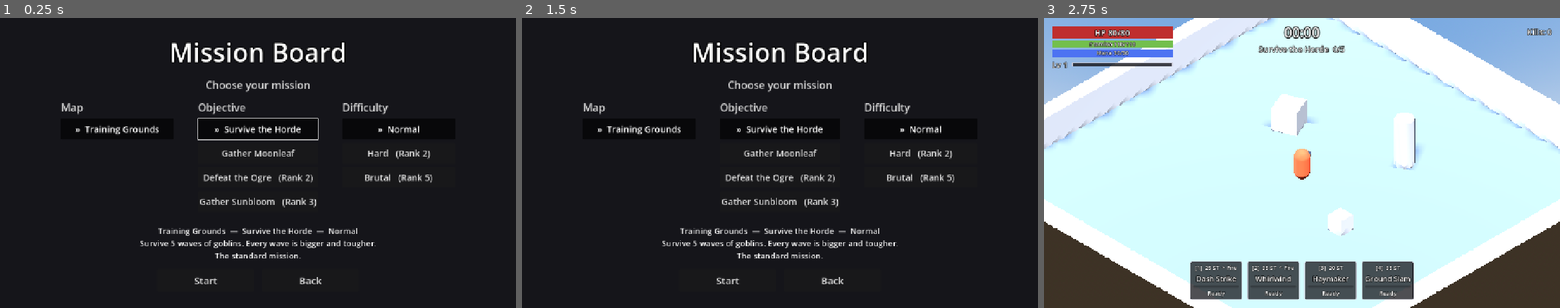
Above: before the commit, frames 1-3 (left to right).
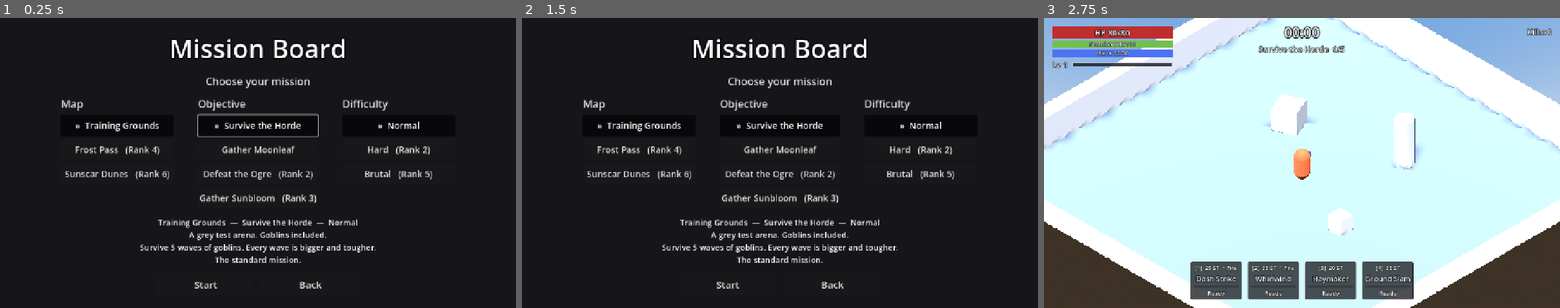
Above: after the commit, the same moments.

Repository: keifern-007/Project-A1
Game: Godot game, scene res://scenes/main/mission_select.tscn
Two runs of this game, one before a commit and one after it. Both use one fixed random seed, a clock stepped at 60 frames per second and the inputs below. This scene is started directly instead of the project's main scene.
Inputs:
- Up to frame 1 (0.25 s): no input
- Up to frame 2 (1.5 s): click "» Normal" at 0.5 s; click "» Normal" at 1.25 s
- Up to frame 3 (2.75 s): click "Start" at 2 s

The runs differ from the first frame. In frame 1, 8.0% of the frame differs, in the area x 12-84%, y 7-94%; in frame 2, 7.6%; in frame 3, nothing differs.

Commit message:
Phase 4: biome variants with exclusive materials
Maps now have a biome, and enemies swap to that biome's variant on spawn.
Frost enemies burn fast and shrug off ice; mummies crack under ice and
resist fire and poison. Variants differ by shape as well as tint. Their
exclusive drops craft two new trinkets. Frost Pass and Sunscar Dunes reuse
the grey arena until the 3-maps step. No save change.

Co-Authored-By: Claude Opus 5.5 <noreply@anthropic.com>

Diff:
--- a/autoload/game_state.gd
+++ b/autoload/game_state.gd
@@ -42,6 +42,11 @@
 func _process(delta: float) -> void:
 	if run_active:
 		run_time += delta
+
+
+## This run's biome (null = enemies stay their base type).
+func biome() -> BiomeData:
+	return (map as MapData).biome if map else null
 
 
 func enemy_health_multiplier() -> float:
--- a/localization/translations.csv
+++ b/localization/translations.csv
@@ -252,3 +252,19 @@
 STATUS_POISON,~ Poison x%d
 POPUP_WEAK,Weak!
 POPUP_RESIST,Resist
+BIOME_SNOW,Snow
+BIOME_DESERT,Desert
+ENEMY_GOBLIN_FROST,Frost Goblin
+ENEMY_GOBLIN_MUMMY,Mummified Goblin
+ENEMY_OGRE_FROST,Frost Ogre
+ENEMY_OGRE_MUMMY,Mummified Ogre
+MAT_FROST_SHARD,Frost Shard
+MAT_BURIAL_WRAP,Burial Wrap
+MAP_FROST_PASS,Frost Pass
+MAP_FROST_PASS_DESC,"Snow biome. Foes melt fast to Fire, shrug off Ice and never freeze. Drops Frost Shards."
+MAP_SUNSCAR,Sunscar Dunes
+MAP_SUNSCAR_DESC,"Desert biome. Mummies crack under Ice, resist Fire and barely feel Poison. Drops Burial Wraps."
+ITEM_FROST_HEART,Frost Heart
+ITEM_FROST_HEART_DESC,Hits harder. Your own heart beats slower.
+ITEM_BURIAL_TALISMAN,Burial Talisman
+ITEM_BURIAL_TALISMAN_DESC,"Hard to kill. Hard to enjoy, too."
--- /dev/null
+++ b/resources/biomes/desert.tres
@@ -0,0 +1,8 @@
+[gd_resource type="Resource" script_class="BiomeData" format=3]
+
+[ext_resource type="Script" path="res://scripts/biome_data.gd" id="1_data"]
+
+[resource]
+script = ExtResource("1_data")
+id = &"desert"
+name_key = "BIOME_DESERT"
--- /dev/null
+++ b/resources/biomes/snow.tres
@@ -0,0 +1,8 @@
+[gd_resource type="Resource" script_class="BiomeData" format=3]
+
+[ext_resource type="Script" path="res://scripts/biome_data.gd" id="1_data"]
+
+[resource]
+script = ExtResource("1_data")
+id = &"snow"
+name_key = "BIOME_SNOW"
--- a/resources/enemies/goblin.tres
+++ b/resources/enemies/goblin.tres
@@ -5,6 +5,8 @@
 [ext_resource type="Resource" path="res://resources/materials/goblin_ear.tres" id="3_ear"]
 [ext_resource type="Resource" path="res://resources/items/heal_potion.tres" id="4_heal"]
 [ext_resource type="Resource" path="res://resources/items/fury_tonic.tres" id="5_fury"]
+[ext_resource type="Resource" path="res://resources/enemies/goblin_frost.tres" id="6_frost"]
+[ext_resource type="Resource" path="res://resources/enemies/goblin_mummy.tres" id="7_mummy"]
 
 [sub_resource type="Resource" id="DropEar"]
 script = ExtResource("2_drop")
@@ -25,3 +27,4 @@
 name_key = "ENEMY_GOBLIN"
 fire_multiplier = 1.5
 drops = Array[ExtResource("2_drop")]([SubResource("DropEar"), SubResource("DropHeal"), SubResource("DropFury")])
+variants = Array[ExtResource("1_data")]([ExtResource("6_frost"), ExtResource("7_mummy")])
--- /dev/null
+++ b/resources/enemies/goblin_frost.tres
@@ -0,0 +1,42 @@
+[gd_resource type="Resource" script_class="EnemyData" format=3]
+
+[ext_resource type="Script" path="res://scripts/enemy_data.gd" id="1_data"]
+[ext_resource type="Script" path="res://scripts/drop_entry.gd" id="2_drop"]
+[ext_resource type="Resource" path="res://resources/materials/goblin_ear.tres" id="3_ear"]
+[ext_resource type="Resource" path="res://resources/items/heal_potion.tres" id="4_heal"]
+[ext_resource type="Resource" path="res://resources/items/fury_tonic.tres" id="5_fury"]
+[ext_resource type="Resource" path="res://resources/materials/frost_shard.tres" id="6_mat"]
+[ext_resource type="Resource" path="res://resources/biomes/snow.tres" id="7_biome"]
+[ext_resource type="PackedScene" path="res://scenes/enemies/variants/frost_spikes.tscn" id="8_look"]
+
+[sub_resource type="Resource" id="DropEar"]
+script = ExtResource("2_drop")
+material = ExtResource("3_ear")
+
+[sub_resource type="Resource" id="DropExclusive"]
+script = ExtResource("2_drop")
+material = ExtResource("6_mat")
+chance = 0.4
+
+[sub_resource type="Resource" id="DropHeal"]
+script = ExtResource("2_drop")
+booster = ExtResource("4_heal")
+chance = 0.08
+
+[sub_resource type="Resource" id="DropFury"]
+script = ExtResource("2_drop")
+booster = ExtResource("5_fury")
+chance = 0.04
+
+[resource]
+script = ExtResource("1_data")
+name_key = "ENEMY_GOBLIN_FROST"
+max_health = 40
+move_speed = 3.0
+fire_multiplier = 2.0
+ice_multiplier = 0.5
+can_be_frozen = false
+drops = Array[ExtResource("2_drop")]([SubResource("DropEar"), SubResource("DropExclusive"), SubResource("DropHeal"), SubResource("DropFury")])
+biome = ExtResource("7_biome")
+tint = Color(0.7, 0.9, 1.3, 1)
+accessory = ExtResource("8_look")
--- /dev/null
+++ b/resources/enemies/goblin_mummy.tres
@@ -0,0 +1,42 @@
+[gd_resource type="Resource" script_class="EnemyData" format=3]
+
+[ext_resource type="Script" path="res://scripts/enemy_data.gd" id="1_data"]
+[ext_resource type="Script" path="res://scripts/drop_entry.gd" id="2_drop"]
+[ext_resource type="Resource" path="res://resources/materials/goblin_ear.tres" id="3_ear"]
+[ext_resource type="Resource" path="res://resources/items/heal_potion.tres" id="4_heal"]
+[ext_resource type="Resource" path="res://resources/items/fury_tonic.tres" id="5_fury"]
+[ext_resource type="Resource" path="res://resources/materials/burial_wrap.tres" id="6_mat"]
+[ext_resource type="Resource" path="res://resources/biomes/desert.tres" id="7_biome"]
+[ext_resource type="PackedScene" path="res://scenes/enemies/variants/mummy_wraps.tscn" id="8_look"]
+
+[sub_resource type="Resource" id="DropEar"]
+script = ExtResource("2_drop")
+material = ExtResource("3_ear")
+
+[sub_resource type="Resource" id="DropExclusive"]
+script = ExtResource("2_drop")
+material = ExtResource("6_mat")
+chance = 0.4
+
+[sub_resource type="Resource" id="DropHeal"]
+script = ExtResource("2_drop")
+booster = ExtResource("4_heal")
+chance = 0.08
+
+[sub_resource type="Resource" id="DropFury"]
+script = ExtResource("2_drop")
+booster = ExtResource("5_fury")
+chance = 0.04
+
+[resource]
+script = ExtResource("1_data")
+name_key = "ENEMY_GOBLIN_MUMMY"
+max_health = 35
+attack_power = 10
+fire_multiplier = 0.5
+ice_multiplier = 1.5
+poison_multiplier = 0.25
+drops = Array[ExtResource("2_drop")]([SubResource("DropEar"), SubResource("DropExclusive"), SubResource("DropHeal"), SubResource("DropFury")])
+biome = ExtResource("7_biome")
+tint = Color(1.1, 0.95, 0.7, 1)
+accessory = ExtResource("8_look")
--- a/resources/enemies/ogre.tres
+++ b/resources/enemies/ogre.tres
@@ -2,6 +2,8 @@
 
 [ext_resource type="Script" uid="uid://j4sesbon4vyj" path="res://scripts/drop_entry.gd" id="1_5mrol"]
 [ext_resource type="Script" uid="uid://ccetxhrqqfsse" path="res://scripts/enemy_data.gd" id="1_data"]
+[ext_resource type="Resource" path="res://resources/enemies/ogre_frost.tres" id="2_frost"]
+[ext_resource type="Resource" path="res://resources/enemies/ogre_mummy.tres" id="3_mummy"]
 
 [resource]
 script = ExtResource("1_data")
@@ -13,3 +15,4 @@
 ice_multiplier = 0.5
 can_be_frozen = false
 xp_reward = 150
+variants = Array[ExtResource("1_data")]([ExtResource("2_frost"), ExtResource("3_mummy")])
--- /dev/null
+++ b/resources/enemies/ogre_frost.tres
@@ -0,0 +1,21 @@
+[gd_resource type="Resource" script_class="EnemyData" format=3]
+
+[ext_resource type="Script" path="res://scripts/enemy_data.gd" id="1_data"]
+[ext_resource type="Resource" path="res://resources/biomes/snow.tres" id="2_biome"]
+[ext_resource type="PackedScene" path="res://scenes/enemies/variants/frost_spikes.tscn" id="3_look"]
+
+[resource]
+script = ExtResource("1_data")
+name_key = "ENEMY_OGRE_FROST"
+max_health = 700
+attack_power = 0
+move_speed = 2.2
+knockback_resistance = 1.0
+fire_multiplier = 1.5
+ice_multiplier = 0.25
+can_be_frozen = false
+xp_reward = 150
+biome = ExtResource("2_biome")
+tint = Color(0.7, 0.9, 1.3, 1)
+accessory = ExtResource("3_look")
+accessory_scale = 3.0
--- /dev/null
+++ b/resources/enemies/ogre_mummy.tres
@@ -0,0 +1,22 @@
+[gd_resource type="Resource" script_class="EnemyData" format=3]
+
+[ext_resource type="Script" path="res://scripts/enemy_data.gd" id="1_data"]
+[ext_resource type="Resource" path="res://resources/biomes/desert.tres" id="2_biome"]
+[ext_resource type="PackedScene" path="res://scenes/enemies/variants/mummy_wraps.tscn" id="3_look"]
+
+[resource]
+script = ExtResource("1_data")
+name_key = "ENEMY_OGRE_MUMMY"
+max_health = 700
+attack_power = 0
+move_speed = 2.2
+knockback_resistance = 1.0
+fire_multiplier = 0.5
+ice_multiplier = 1.5
+poison_multiplier = 0.25
+can_be_frozen = false
+xp_reward = 150
+biome = ExtResource("2_biome")
+tint = Color(1.1, 0.95, 0.7, 1)
+accessory = ExtResource("3_look")
+accessory_scale = 3.0
--- /dev/null
+++ b/resources/items/burial_talisman.tres
@@ -0,0 +1,24 @@
+[gd_resource type="Resource" script_class="ItemData" format=3]
+
+[ext_resource type="Script" path="res://scripts/item_data.gd" id="1_item"]
+[ext_resource type="Script" path="res://scripts/material_cost.gd" id="2_cost"]
+[ext_resource type="Resource" path="res://resources/materials/burial_wrap.tres" id="3_mat"]
+
+[sub_resource type="Resource" id="Cost1"]
+script = ExtResource("2_cost")
+material = ExtResource("3_mat")
+amount = 8
+
+[resource]
+script = ExtResource("1_item")
+id = &"burial_talisman"
+name_key = "ITEM_BURIAL_TALISMAN"
+description_key = "ITEM_BURIAL_TALISMAN_DESC"
+slot = 6
+tier = 2
+category = &"trinket"
+color = Color(0.8, 0.72, 0.55, 1)
+max_health = 40
+attack_power = -3
+defense = 2
+cost = Array[ExtResource("2_cost")]([SubResource("Cost1")])
--- /dev/null
+++ b/resources/items/frost_heart.tres
@@ -0,0 +1,23 @@
+[gd_resource type="Resource" script_class="ItemData" format=3]
+
+[ext_resource type="Script" path="res://scripts/item_data.gd" id="1_item"]
+[ext_resource type="Script" path="res://scripts/material_cost.gd" id="2_cost"]
+[ext_resource type="Resource" path="res://resources/materials/frost_shard.tres" id="3_mat"]
+
+[sub_resource type="Resource" id="Cost1"]
+script = ExtResource("2_cost")
+material = ExtResource("3_mat")
+amount = 8
+
+[resource]
+script = ExtResource("1_item")
+id = &"frost_heart"
+name_key = "ITEM_FROST_HEART"
+description_key = "ITEM_FROST_HEART_DESC"
+slot = 6
+tier = 2
+category = &"trinket"
+color = Color(0.6, 0.85, 1, 1)
+max_health = -30
+attack_power = 7
+cost = Array[ExtResource("2_cost")]([SubResource("Cost1")])
--- /dev/null
+++ b/resources/maps/frost_pass.tres
@@ -0,0 +1,13 @@
+[gd_resource type="Resource" script_class="MapData" format=3]
+
+[ext_resource type="Script" path="res://scripts/map_data.gd" id="1_data"]
+[ext_resource type="PackedScene" path="res://scenes/maps/greybox.tscn" id="2_scene"]
+[ext_resource type="Resource" path="res://resources/biomes/snow.tres" id="3_biome"]
+
+[resource]
+script = ExtResource("1_data")
+name_key = "MAP_FROST_PASS"
+description_key = "MAP_FROST_PASS_DESC"
+required_rank = 4
+biome = ExtResource("3_biome")
+scene = ExtResource("2_scene")
--- /dev/null
+++ b/resources/maps/sunscar_dunes.tres
@@ -0,0 +1,13 @@
+[gd_resource type="Resource" script_class="MapData" format=3]
+
+[ext_resource type="Script" path="res://scripts/map_data.gd" id="1_data"]
+[ext_resource type="PackedScene" path="res://scenes/maps/greybox.tscn" id="2_scene"]
+[ext_resource type="Resource" path="res://resources/biomes/desert.tres" id="3_biome"]
+
+[resource]
+script = ExtResource("1_data")
+name_key = "MAP_SUNSCAR"
+description_key = "MAP_SUNSCAR_DESC"
+required_rank = 6
+biome = ExtResource("3_biome")
+scene = ExtResource("2_scene")
--- /dev/null
+++ b/resources/materials/burial_wrap.tres
@@ -0,0 +1,9 @@
+[gd_resource type="Resource" script_class="MaterialData" format=3]
+
+[ext_resource type="Script" path="res://scripts/material_data.gd" id="1_data"]
+
+[resource]
+script = ExtResource("1_data")
+id = &"burial_wrap"
+name_key = "MAT_BURIAL_WRAP"
+color = Color(0.8, 0.72, 0.55, 1)
--- /dev/null
+++ b/resources/materials/frost_shard.tres
@@ -0,0 +1,9 @@
+[gd_resource type="Resource" script_class="MaterialData" format=3]
+
+[ext_resource type="Script" path="res://scripts/material_data.gd" id="1_data"]
+
+[resource]
+script = ExtResource("1_data")
+id = &"frost_shard"
+name_key = "MAT_FROST_SHARD"
+color = Color(0.6, 0.85, 1, 1)
--- a/scenes/bosses/ogre.gd
+++ b/scenes/bosses/ogre.gd
@@ -41,6 +41,9 @@
 
 
 func _ready() -> void:
+	if data:
+		data = data.variant_for(GameState.biome())
+		data.apply_look($Visual)
 	status.data = data
 	if data:
 		stats.max_health = data.max_health
--- a/scenes/enemies/melee_enemy.gd
+++ b/scenes/enemies/melee_enemy.gd
@@ -37,6 +37,9 @@
 
 
 func _ready() -> void:
+	if data:
+		data = data.variant_for(GameState.biome())
+		data.apply_look(visual)
 	status.data = data
 	if data:
 		stats.max_health = data.max_health
--- /dev/null
+++ b/scenes/enemies/variants/frost_spikes.tscn
@@ -0,0 +1,37 @@
+[gd_scene format=3]
+
+[sub_resource type="CylinderMesh" id="SpikeMesh"]
+top_radius = 0.0
+bottom_radius = 0.1
+height = 0.45
+radial_segments = 4
+
+[sub_resource type="StandardMaterial3D" id="IceMat"]
+albedo_color = Color(0.8, 0.95, 1, 1)
+
+[node name="FrostSpikes" type="Node3D"]
+
+[node name="Top" type="MeshInstance3D" parent="."]
+transform = Transform3D(1.000000, -0.000000, 0, 0.000000, 1.000000, 0, 0, 0, 1, 0, 1.5, 0)
+mesh = SubResource("SpikeMesh")
+surface_material_override/0 = SubResource("IceMat")
+
+[node name="Left" type="MeshInstance3D" parent="."]
+transform = Transform3D(0.825336, -0.564642, 0, 0.564642, 0.825336, 0, 0, 0, 1, -0.22, 1.38, 0)
+mesh = SubResource("SpikeMesh")
+surface_material_override/0 = SubResource("IceMat")
+
+[node name="Right" type="MeshInstance3D" parent="."]
+transform = Transform3D(0.825336, 0.564642, 0, -0.564642, 0.825336, 0, 0, 0, 1, 0.22, 1.38, 0)
+mesh = SubResource("SpikeMesh")
+surface_material_override/0 = SubResource("IceMat")
+
+[node name="ShoulderLeft" type="MeshInstance3D" parent="."]
+transform = Transform3D(0.621610, -0.783327, 0, 0.783327, 0.621610, 0, 0, 0, 1, -0.4, 0.95, 0)
+mesh = SubResource("SpikeMesh")
+surface_material_override/0 = SubResource("IceMat")
+
+[node name="ShoulderRight" type="MeshInstance3D" parent="."]
+transform = Transform3D(0.621610, 0.783327, 0, -0.783327, 0.621610, 0, 0, 0, 1, 0.4, 0.95, 0)
+mesh = SubResource("SpikeMesh")
+surface_material_override/0 = SubResource("IceMat")
--- /dev/null
+++ b/scenes/enemies/variants/mummy_wraps.tscn
@@ -0,0 +1,32 @@
+[gd_scene format=3]
+
+[sub_resource type="CylinderMesh" id="BandMesh"]
+top_radius = 0.43
+bottom_radius = 0.43
+height = 0.1
+radial_segments = 10
+
+[sub_resource type="StandardMaterial3D" id="ClothMat"]
+albedo_color = Color(0.86, 0.8, 0.65, 1)
+
+[node name="MummyWraps" type="Node3D"]
+
+[node name="Band1" type="MeshInstance3D" parent="."]
+transform = Transform3D(1, 0, 0, 0, 0.992809, -0.119712, 0, 0.119712, 0.992809, 0, 0.35, 0)
+mesh = SubResource("BandMesh")
+surface_material_override/0 = SubResource("ClothMat")
+
+[node name="Band2" type="MeshInstance3D" parent="."]
+transform = Transform3D(1, 0, 0, 0, 0.988771, 0.149438, 0, -0.149438, 0.988771, 0, 0.62, 0)
+mesh = SubResource("BandMesh")
+surface_material_override/0 = SubResource("ClothMat")
+
+[node name="Band3" type="MeshInstance3D" parent="."]
+transform = Transform3D(1, 0, 0, 0, 0.995004, -0.099833, 0, 0.099833, 0.995004, 0, 0.88, 0)
+mesh = SubResource("BandMesh")
+surface_material_override/0 = SubResource("ClothMat")
+
+[node name="Band4" type="MeshInstance3D" parent="."]
+transform = Transform3D(1, 0, 0, 0, 0.992809, 0.119712, 0, -0.119712, 0.992809, 0, 1.12, 0)
+mesh = SubResource("BandMesh")
+surface_material_override/0 = SubResource("ClothMat")
--- a/scenes/main/mission_select.gd
+++ b/scenes/main/mission_select.gd
@@ -98,8 +98,8 @@
 		return
 	var locked_rank: int = maxi(maxi(_map.required_rank, _objective.required_rank), _challenge.required_rank)
 	start_button.disabled = locked_rank > SaveManager.get_rank()
-	details.text = "%s  —  %s  —  %s\n%s\n%s" % [tr(_map.name_key), tr(_objective.name_key), tr(_challenge.name_key),
-		tr(_objective.description_key), _challenge.describe()]
+	details.text = "%s  —  %s  —  %s\n%s\n%s\n%s" % [tr(_map.name_key), tr(_objective.name_key), tr(_challenge.name_key),
+		tr(_map.description_key), tr(_objective.description_key), _challenge.describe()]
 	if start_button.disabled:
 		details.text += "\n" + tr("UI_RANK_NEEDED") % [locked_rank, SaveManager.get_rank()]
 
--- a/scenes/main/mission_select.tscn
+++ b/scenes/main/mission_select.tscn
@@ -12,6 +12,8 @@
 [ext_resource type="Resource" path="res://resources/challenges/normal.tres" id="10_normal"]
 [ext_resource type="Resource" path="res://resources/challenges/hard.tres" id="11_hard"]
 [ext_resource type="Resource" path="res://resources/challenges/brutal.tres" id="12_brutal"]
+[ext_resource type="Resource" path="res://resources/maps/frost_pass.tres" id="13_frost"]
+[ext_resource type="Resource" path="res://resources/maps/sunscar_dunes.tres" id="14_sunscar"]
 
 [sub_resource type="LabelSettings" id="TitleText"]
 font_size = 64
@@ -33,7 +35,7 @@
 grow_horizontal = 2
 grow_vertical = 2
 script = ExtResource("1_select")
-maps = Array[ExtResource("2_mapdata")]([ExtResource("3_greybox")])
+maps = Array[ExtResource("2_mapdata")]([ExtResource("3_greybox"), ExtResource("13_frost"), ExtResource("14_sunscar")])
 objectives = Array[ExtResource("4_objdata")]([ExtResource("5_horde"), ExtResource("6_gather"), ExtResource("7_boss"), ExtResource("8_sunbloom")])
 challenges = Array[ExtResource("9_chdata")]([ExtResource("10_normal"), ExtResource("11_hard"), ExtResource("12_brutal")])
 
--- /dev/null
+++ b/scripts/biome_data.gd
@@ -0,0 +1,6 @@
+class_name BiomeData
+extends Resource
+## A map's climate, saved as a .tres in resources/biomes/. Enemies swap to their variant for it.
+
+@export var id: StringName = &""
+@export var name_key: String = ""
--- a/scripts/enemy_data.gd
+++ b/scripts/enemy_data.gd
@@ -1,6 +1,7 @@
 class_name EnemyData
 extends Resource
-## One enemy type, saved as a .tres in resources/enemies/. Biome variants come in Phase 4.
+## One enemy type, saved as a .tres in resources/enemies/. A biome variant is a full EnemyData of its
+## own (stats, weaknesses, drops), listed in the base type's `variants`.
 
 @export var name_key: String = "" ## Translation key, e.g. "ENEMY_GOBLIN".
 
@@ -28,9 +29,19 @@
 @export var xp_reward: int = 5
 @export var drops: Array[DropEntry] = []
 
+@export_group("Biome")
+@export var biome: BiomeData ## Variants only: the biome this one appears in.
+@export var variants: Array[EnemyData] = [] ## Base types only.
+@export var tint: Color = Color.WHITE ## Multiplies the placeholder look.
+## Added to the enemy's visual so a variant differs by shape too, never color alone.
+@export var accessory: PackedScene
+@export var accessory_scale: float = 1.0
+
 @export_group("Accessibility")
 ## Spider-type enemies get an alternate look when arachnophobia mode is on (Phase 6).
 @export var is_arachnid: bool = false
+
+var _tinted_materials: Dictionary = {} # Scene material -> this type's tinted copy.
 
 
 func element_multiplier(element: Element.Type) -> float:
@@ -42,3 +53,33 @@
 		Element.Type.POISON:
 			return poison_multiplier
 	return 1.0
+
+
+## The version of this enemy to use in a biome (itself if it has none there).
+func variant_for(for_biome: BiomeData) -> EnemyData:
+	for variant: EnemyData in variants:
+		if variant.biome == for_biome:
+			return variant
+	return self
+
+
+## Applies tint and accessory to the enemy's visual. Enemies of a type share tinted materials.
+func apply_look(visual: Node3D) -> void:
+	if tint != Color.WHITE:
+		for child: Node in visual.find_children("*", "MeshInstance3D", true, false):
+			_tint_mesh(child as MeshInstance3D)
+	if accessory:
+		var extra: Node3D = accessory.instantiate()
+		extra.scale = Vector3.ONE * accessory_scale
+		visual.add_child(extra)
+
+
+func _tint_mesh(mesh: MeshInstance3D) -> void:
+	var base: StandardMaterial3D = mesh.get_surface_override_material(0) as StandardMaterial3D
+	if base == null:
+		return
+	if not _tinted_materials.has(base):
+		var tinted: StandardMaterial3D = base.duplicate()
+		tinted.albedo_color = base.albedo_color * tint
+		_tinted_materials[base] = tinted
+	mesh.set_surface_override_material(0, _tinted_materials[base])
--- a/scripts/map_data.gd
+++ b/scripts/map_data.gd
@@ -1,10 +1,11 @@
 class_name MapData
 extends Resource
-## One playable map, saved as a .tres in resources/maps/. Biomes, mood and weather come in Phase 4.
+## One playable map, saved as a .tres in resources/maps/. Mood and weather come in Phase 4.
 
 @export var name_key: String = "" ## Translation key, e.g. "MAP_GREYBOX".
 @export var description_key: String = ""
 @export var required_rank: int = 1 ## Locked on the Mission Board until this Rank.
+@export var biome: BiomeData ## Empty = enemies stay their base type.
 ## The map scene: floor/walls, camera, player, WaveSpawner, and markers
 ## ("gather_points", "boss_spawns") for the objectives it supports.
 @export var scene: PackedScene
Binary file changed: localization/translations.en.translation
Not shown, added: scripts/biome_data.gd.uid
Not shown, changed: CLAUDE.md
